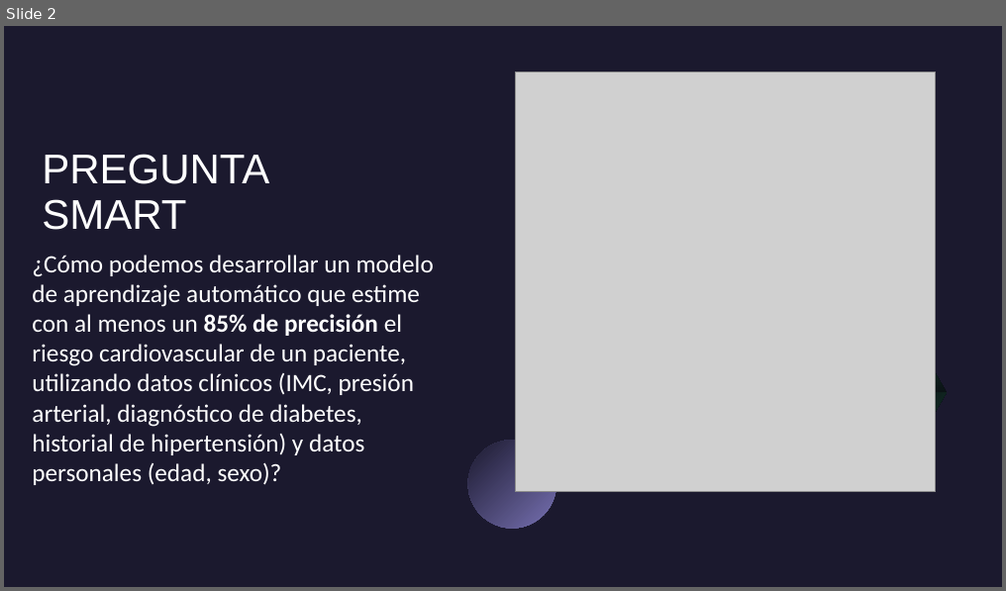
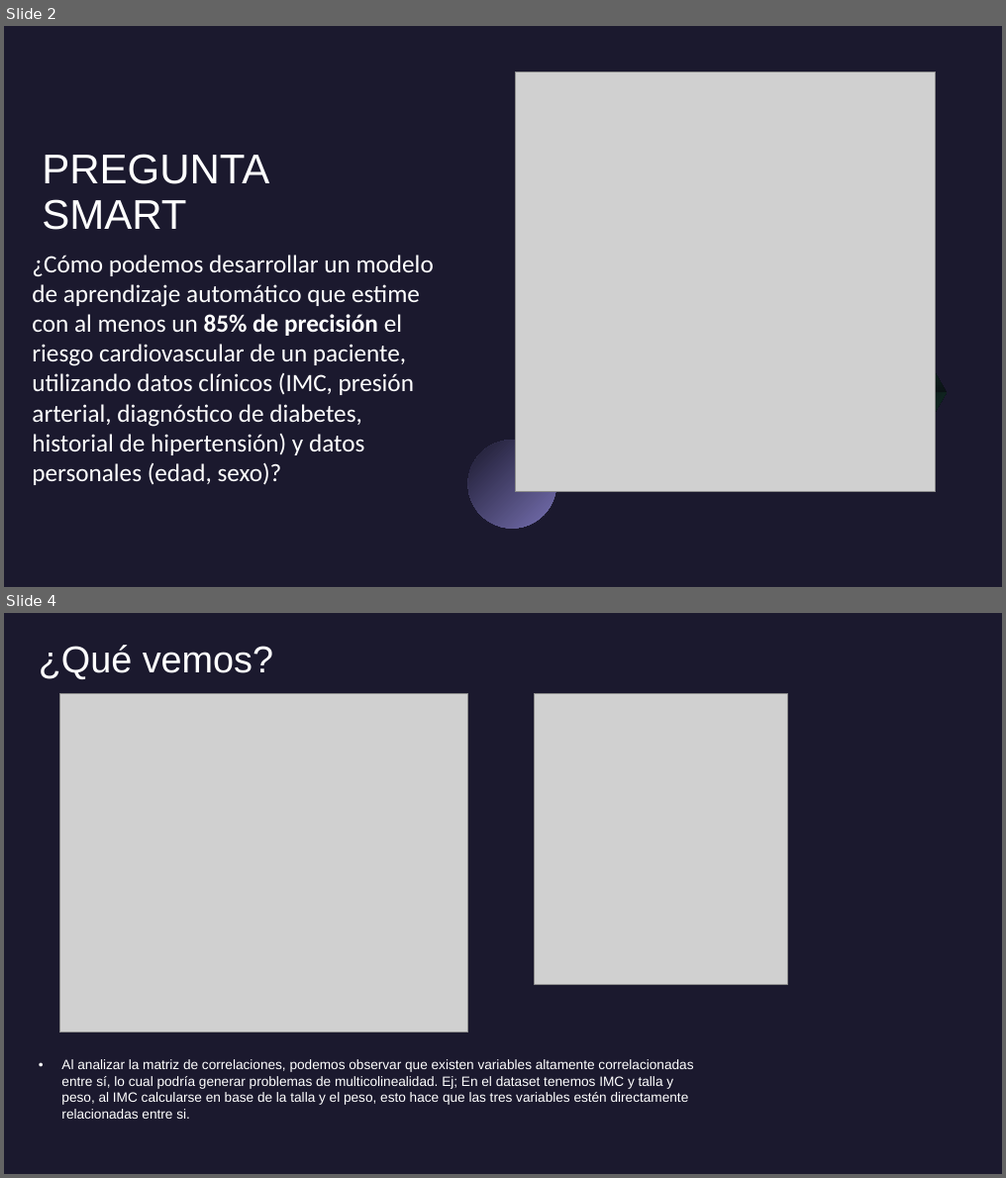
Before and after one commit to mariprsr/Equipo-Analisis-exploratorio, a slide deck: Presentaciòn modelo.odp. Shown one above the other, each under a label of ours: slide 2 before the commit, slides 2 and 4 after it; the slides between them are not shown. The pictures are 1006x591 and 1006x1178 pixels, drawn with LibreOffice and Linux fonts; fonts in the diff are those of the drawing; grey boxes stand for pictures. Boxes give left, top, right and bottom in pixels: in the first picture for what was removed or moved away, otherwise in the second. Text is boxed around its words. In the diff, an @@ line names an element or a change of style, - is before the commit and + after.

```diff
--- a/Presentaciòn modelo.odp
+++ b/Presentaciòn modelo.odp
@@ slide 4 added at box(4, 613, 1002, 1174), background #1B192E @@
@@ title added at box(39, 645, 273, 679), 36 pt, text #FFFFFF @@
+¿Qué vemos?
@@ picture added at box(59, 693, 467, 1032) @@
@@ picture added at box(535, 693, 788, 984) @@
@@ text added at box(61, 1059, 693, 1119), 13 pt, text #FFFFFF @@
+• Al analizar la matriz de correlaciones, podemos observar que existen variables altamente correlacionadas entre sí, lo cual podría generar problemas de multicolinealidad. Ej; En el dataset tenemos IMC y talla y peso, al IMC calcularse en base de la talla y el peso, esto hace que las tres variables estén directamente relacionadas entre si.
```
Also in this commit, not shown: 1 slide changed, 4 other slides added.
